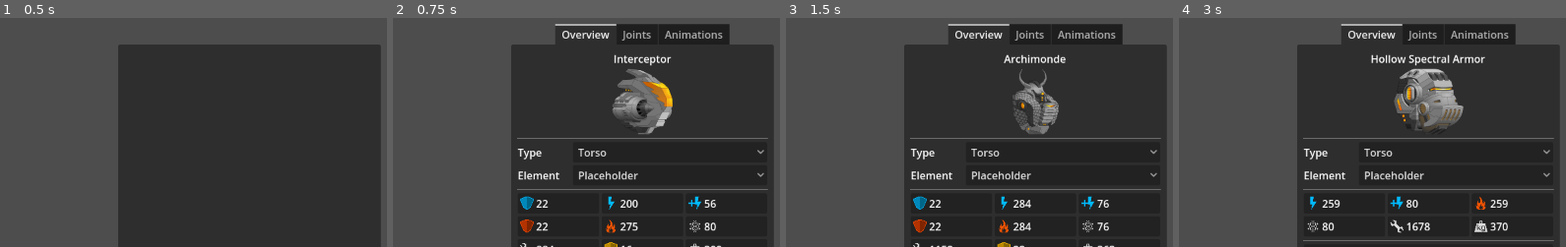
Above: before the commit, frames 1-4 (left to right).
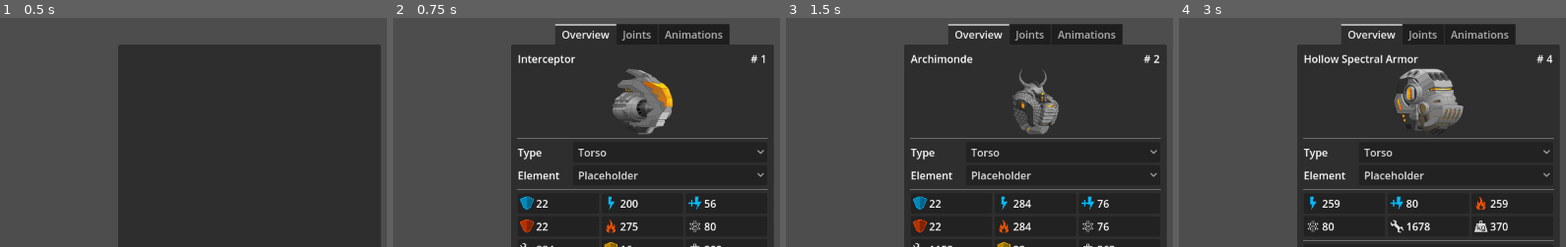
Above: after the commit, the same moments.

Repository: ctrlraul/SuperMechsThingy
Game: Godot game, scene res://items_workshop/items_workshop.tscn
Two runs of this game, one before a commit and one after it. Both use one fixed random seed, a clock stepped at 60 frames per second and the inputs below.
Inputs (mouse positions are % of the whole screen's width and height, from its top left):
- Up to frame 1 (0.5 s): no input
- Up to frame 2 (0.75 s): click (3, 6) at 0.52 s
- Up to frame 3 (1.5 s): click (8, 6) at 1.27 s
- Up to frame 4 (3 s): click (14, 6) at 2.02 s; click (19, 6) at 2.77 s
The pictures show only the part of the screen within x 50-100%, y 0-50%; the shares and areas given below are measured in that part.

Frame 1 is identical in both runs. In frame 2, 0.7% of the frame differs, in the area x 32-97%, y 15-22%; in frame 3, 0.8%; in frame 4, 1.1%.

Commit message:
multiple enhancements to the item inspector

Diff:
--- a/src/items_workshop/item_inspector/points_editor.gd
+++ b/src/items_workshop/item_inspector/points_editor.gd
@@ -31,8 +31,6 @@
 func clear() -> void:
 
 	reference.texture = null
-	canvas.position = Vector2.ZERO
-	canvas.scale = Vector2.ONE
 
 	for point in points.get_children():
 		point.queue_free()
@@ -54,7 +52,7 @@
 
 
 
-func _on_screen_gui_input(event: InputEvent) -> void:
+func _on_gui_input(event: InputEvent) -> void:
 
 	if event is InputEventMouseButton:
 		match event.button_index:
@@ -85,3 +83,9 @@
 	var change: Vector2 = old_zoom - canvas.scale
 
 	canvas.position += canvas.get_local_mouse_position() * change
+
+
+func _on_reset_transforms_button_pressed() -> void:
+	canvas.position = size * 0.5
+	points.position = -reference.texture.get_size() * 0.5
+	canvas.scale = Vector2.ONE
--- a/src/items_workshop/item_inspector/points_editor.tscn
+++ b/src/items_workshop/item_inspector/points_editor.tscn
@@ -1,16 +1,19 @@
-[gd_scene load_steps=4 format=3 uid="uid://doo03nnqpthbc"]
+[gd_scene load_steps=6 format=3 uid="uid://doo03nnqpthbc"]
 
-[ext_resource type="Script" path="res://items_workshop/item_inspector/points_editor.gd" id="1_6j2nq"]
-[ext_resource type="PackedScene" uid="uid://csn4r5tegixac" path="res://items_workshop/item_inspector/points_editor_point.tscn" id="2_5gpvw"]
-[ext_resource type="Texture2D" uid="uid://c02g31xeucxk0" path="res://assets/items/Anguish.png" id="3_h7iwn"]
+[ext_resource type="Script" path="res://items_workshop/item_inspector/points_editor.gd" id="1_37h7p"]
+[ext_resource type="Theme" uid="uid://cs33qvqc60ek3" path="res://theme.tres" id="1_tdhdg"]
+[ext_resource type="PackedScene" uid="uid://csn4r5tegixac" path="res://items_workshop/item_inspector/points_editor_point.tscn" id="2_cfy8u"]
+[ext_resource type="Texture2D" uid="uid://dp24hdhoar8qp" path="res://assets/images/missing.png" id="3_6rcma"]
+[ext_resource type="Texture2D" uid="uid://bnadw66g0g8l" path="res://assets/icons/arrows_pointing_each_other.png" id="5_y5ry7"]
 
 [node name="PointsEditor" type="Control"]
 clip_contents = true
 custom_minimum_size = Vector2(380, 380)
 layout_mode = 3
 anchors_preset = 0
-script = ExtResource("1_6j2nq")
-point_scene = ExtResource("2_5gpvw")
+theme = ExtResource("1_tdhdg")
+script = ExtResource("1_37h7p")
+point_scene = ExtResource("2_cfy8u")
 
 [node name="Background" type="Panel" parent="."]
 layout_mode = 1
@@ -20,14 +23,6 @@
 grow_horizontal = 2
 grow_vertical = 2
 mouse_filter = 2
-
-[node name="Screen" type="Control" parent="."]
-layout_mode = 1
-anchors_preset = 15
-anchor_right = 1.0
-anchor_bottom = 1.0
-grow_horizontal = 2
-grow_vertical = 2
 
 [node name="Canvas" type="Control" parent="."]
 unique_name_in_owner = true
@@ -52,7 +47,7 @@
 grow_horizontal = 2
 grow_vertical = 2
 mouse_filter = 2
-texture = ExtResource("3_h7iwn")
+texture = ExtResource("3_6rcma")
 
 [node name="Points" type="Control" parent="Canvas"]
 unique_name_in_owner = true
@@ -66,4 +61,19 @@
 grow_vertical = 2
 mouse_filter = 2
 
-[connection signal="gui_input" from="Screen" to="." method="_on_screen_gui_input"]
+[node name="MarginContainer" type="MarginContainer" parent="."]
+layout_mode = 1
+anchors_preset = 1
+anchor_left = 1.0
+anchor_right = 1.0
+grow_horizontal = 0
+mouse_filter = 2
+
+[node name="ResetTransformsButton" type="Button" parent="MarginContainer"]
+custom_minimum_size = Vector2(30, 30)
+layout_mode = 2
+icon = ExtResource("5_y5ry7")
+expand_icon = true
+
+[connection signal="gui_input" from="." to="." method="_on_gui_input"]
+[connection signal="pressed" from="MarginContainer/ResetTransformsButton" to="." method="_on_reset_transforms_button_pressed"]
--- a/src/items_workshop/item_inspector/points_editor_point.tscn
+++ b/src/items_workshop/item_inspector/points_editor_point.tscn
@@ -71,19 +71,22 @@
 horizontal_alignment = 1
 
 [node name="Button" type="Button" parent="."]
-custom_minimum_size = Vector2(20, 20)
+custom_minimum_size = Vector2(16, 16)
 layout_mode = 1
 anchors_preset = 8
 anchor_left = 0.5
 anchor_top = 0.5
 anchor_right = 0.5
 anchor_bottom = 0.5
-offset_left = -10.0
-offset_top = -10.0
-offset_right = 10.0
-offset_bottom = 10.0
+offset_left = -8.0
+offset_top = -8.0
+offset_right = 8.0
+offset_bottom = 8.0
 grow_horizontal = 2
 grow_vertical = 2
+rotation = 0.785398
+pivot_offset = Vector2(8, 8)
+mouse_filter = 1
 mouse_default_cursor_shape = 13
 flat = true
 
--- a/src/items_workshop/item_inspector/tabs/animations.tscn
+++ b/src/items_workshop/item_inspector/tabs/animations.tscn
@@ -36,13 +36,14 @@
 grow_vertical = 2
 mouse_filter = 2
 
+[node name="PointsEditor" parent="MarginContainer/Control/VBoxContainer" instance=ExtResource("3_6en83")]
+unique_name_in_owner = true
+layout_mode = 2
+
 [node name="PreviewButton" type="Button" parent="MarginContainer/Control/VBoxContainer"]
+custom_minimum_size = Vector2(0, 80)
 layout_mode = 2
 text = "Preview"
-
-[node name="PointsEditor" parent="MarginContainer/Control/VBoxContainer" instance=ExtResource("3_wuqa4")]
-unique_name_in_owner = true
-layout_mode = 2
 
 [node name="HBoxContainer2" type="HBoxContainer" parent="MarginContainer/Control/VBoxContainer"]
 layout_mode = 2
--- a/src/items_workshop/item_inspector/tabs/joints.gd
+++ b/src/items_workshop/item_inspector/tabs/joints.gd
@@ -4,6 +4,7 @@
 
 
 @onready var points_editor: Control = %PointsEditor
+@onready var re_use_joints_drop_area: Panel = %ReUseJointsDropArea
 
 
 
@@ -18,6 +19,18 @@
 		return
 
 	item = value
+	re_use_joints_drop_area.item_type = item.type
+
+	__refresh_joints()
+
+
+func clear() -> void:
+	item = null
+	points_editor.clear()
+
+
+
+func __refresh_joints() -> void:
 
 	points_editor.clear()
 	points_editor.set_reference_texture(Assets.get_texture_for_item(item))
@@ -40,11 +53,13 @@
 			)
 
 
-func clear() -> void:
-	item = null
-	points_editor.clear()
-
-
 func __emit_joint_changed(joint_value: ItemDef.Joint, place: Vector2) -> void:
 	item.joints[joint_value] = place
 	joint_changed.emit(item)
+
+
+
+func _on_re_use_joints_drop_area_joints_copied(joints: Dictionary) -> void:
+	item.joints = joints.duplicate()
+	__refresh_joints()
+	joint_changed.emit(item)
--- a/src/items_workshop/item_inspector/tabs/joints.tscn
+++ b/src/items_workshop/item_inspector/tabs/joints.tscn
@@ -1,18 +1,20 @@
-[gd_scene load_steps=4 format=3 uid="uid://dubsnfnufbcw3"]
+[gd_scene load_steps=5 format=3 uid="uid://dubsnfnufbcw3"]
 
-[ext_resource type="Theme" uid="uid://cs33qvqc60ek3" path="res://theme.tres" id="1_2nypy"]
-[ext_resource type="Script" path="res://items_workshop/item_inspector/tabs/joints.gd" id="1_mlsug"]
-[ext_resource type="PackedScene" uid="uid://doo03nnqpthbc" path="res://items_workshop/item_inspector/points_editor.tscn" id="2_voonp"]
+[ext_resource type="Theme" uid="uid://cs33qvqc60ek3" path="res://theme.tres" id="1_ilmhc"]
+[ext_resource type="Script" path="res://items_workshop/item_inspector/tabs/joints.gd" id="2_b7xik"]
+[ext_resource type="PackedScene" uid="uid://doo03nnqpthbc" path="res://items_workshop/item_inspector/points_editor.tscn" id="3_ef2q8"]
+[ext_resource type="Script" path="res://items_workshop/item_inspector/tabs/re_use_joints_drop_area.gd" id="4_8jlul"]
 
 [node name="Joints" type="TabBar"]
 anchors_preset = 15
 anchor_right = 1.0
 anchor_bottom = 1.0
+offset_right = -797.0
 grow_horizontal = 2
 grow_vertical = 2
 mouse_filter = 2
-theme = ExtResource("1_2nypy")
-script = ExtResource("1_mlsug")
+theme = ExtResource("1_ilmhc")
+script = ExtResource("2_b7xik")
 
 [node name="MarginContainer" type="MarginContainer" parent="."]
 layout_mode = 1
@@ -26,6 +28,28 @@
 layout_mode = 2
 mouse_filter = 2
 
-[node name="PointsEditor" parent="MarginContainer/VBoxContainer" instance=ExtResource("2_voonp")]
+[node name="PointsEditor" parent="MarginContainer/VBoxContainer" instance=ExtResource("3_ef2q8")]
 unique_name_in_owner = true
 layout_mode = 2
+
+[node name="VBoxContainer" type="VBoxContainer" parent="MarginContainer/VBoxContainer"]
+layout_mode = 2
+
+[node name="ReUseJointsDropArea" type="Panel" parent="MarginContainer/VBoxContainer/VBoxContainer"]
+unique_name_in_owner = true
+custom_minimum_size = Vector2(0, 80)
+layout_mode = 2
+script = ExtResource("4_8jlul")
+
+[node name="Label" type="Label" parent="MarginContainer/VBoxContainer/VBoxContainer/ReUseJointsDropArea"]
+layout_mode = 1
+anchors_preset = 15
+anchor_right = 1.0
+anchor_bottom = 1.0
+grow_horizontal = 2
+grow_vertical = 2
+text = "Drop an item here to re-use its joints"
+horizontal_alignment = 1
+vertical_alignment = 1
+
+[connection signal="joints_copied" from="MarginContainer/VBoxContainer/VBoxContainer/ReUseJointsDropArea" to="." method="_on_re_use_joints_drop_area_joints_copied"]
--- a/src/items_workshop/item_inspector/tabs/overview.gd
+++ b/src/items_workshop/item_inspector/tabs/overview.gd
@@ -3,6 +3,7 @@
 
 
 @onready var name_label: Label = %NameLabel
+@onready var id_label: Label = %IDLabel
 @onready var sprite: TextureRect = %Sprite
 @onready var type_options: OptionButton = %TypeOptions
 @onready var element_options: OptionButton = %ElementOptions
@@ -37,6 +38,7 @@
 	sprite.texture = Assets.get_texture_for_item(item)
 
 	name_label.text = item.display_name
+	id_label.text = str(item.id)
 	stats_display.set_stats(item.stats)
 
 	type_options.select(item.type)
--- a/src/items_workshop/item_inspector/tabs/overview.tscn
+++ b/src/items_workshop/item_inspector/tabs/overview.tscn
@@ -1,9 +1,9 @@
 [gd_scene load_steps=5 format=3 uid="uid://b06swf75jd67p"]
 
-[ext_resource type="Theme" uid="uid://cs33qvqc60ek3" path="res://theme.tres" id="1_dbmih"]
-[ext_resource type="Script" path="res://items_workshop/item_inspector/tabs/overview.gd" id="2_dgyfj"]
-[ext_resource type="Texture2D" uid="uid://cjt4hebckgych" path="res://assets/items/Abomination.png" id="3_tqhkp"]
-[ext_resource type="PackedScene" uid="uid://dxm2x6p0msmj2" path="res://items_workshop/item_inspector/stats_display.tscn" id="4_wpuoo"]
+[ext_resource type="Theme" uid="uid://cs33qvqc60ek3" path="res://theme.tres" id="1_10fwx"]
+[ext_resource type="Script" path="res://items_workshop/item_inspector/tabs/overview.gd" id="2_7uomw"]
+[ext_resource type="Texture2D" uid="uid://cjt4hebckgych" path="res://assets/images/items/Abomination.png" id="3_6c03h"]
+[ext_resource type="PackedScene" uid="uid://dxm2x6p0msmj2" path="res://items_workshop/item_inspector/stats_display.tscn" id="4_lbxtg"]
 
 [node name="Overview" type="TabBar"]
 anchors_preset = 15
@@ -26,10 +26,26 @@
 [node name="VBoxContainer" type="VBoxContainer" parent="MarginContainer"]
 layout_mode = 2
 
-[node name="NameLabel" type="Label" parent="MarginContainer/VBoxContainer"]
+[node name="HBoxContainer3" type="HBoxContainer" parent="MarginContainer/VBoxContainer"]
+layout_mode = 2
+
+[node name="NameLabel" type="Label" parent="MarginContainer/VBoxContainer/HBoxContainer3"]
 unique_name_in_owner = true
 layout_mode = 2
+size_flags_horizontal = 3
 text = "Item Name"
+vertical_alignment = 1
+
+[node name="Hashtag" type="Label" parent="MarginContainer/VBoxContainer/HBoxContainer3"]
+layout_mode = 2
+text = "#"
+horizontal_alignment = 1
+vertical_alignment = 1
+
+[node name="IDLabel" type="Label" parent="MarginContainer/VBoxContainer/HBoxContainer3"]
+unique_name_in_owner = true
+layout_mode = 2
+text = "100"
 horizontal_alignment = 1
 vertical_alignment = 1
 
@@ -37,7 +53,7 @@
 unique_name_in_owner = true
 custom_minimum_size = Vector2(0, 100)
 layout_mode = 2
-texture = ExtResource("3_tqhkp")
+texture = ExtResource("3_6c03h")
 expand_mode = 1
 stretch_mode = 5
 
--- /dev/null
+++ b/src/items_workshop/item_inspector/tabs/re_use_joints_drop_area.gd
@@ -0,0 +1,15 @@
+extends Panel
+signal joints_copied(joints: Dictionary)
+
+
+
+var item_type: ItemDef.Type
+
+
+
+func _can_drop_data(_at_position: Vector2, data: Variant) -> bool:
+	return data.data is ItemDef && data.data.type == item_type
+
+
+func _drop_data(_at_position: Vector2, data: Variant) -> void:
+	joints_copied.emit(data.data.joints)
Binary file added: src/assets/icons/arrows_pointing_each_other.png
Not shown, added: src/assets/icons/arrows_pointing_each_other.png.import
Not shown: 1 places in src/items_workshop/item_inspector/item_inspector.tscn that only renumber resources
Not shown: 2 places in src/items_workshop/item_inspector/points_editor_point.tscn that only renumber resources
Not shown: 2 places in src/items_workshop/item_inspector/tabs/animations.tscn that only renumber resources
Not shown: 2 places in src/items_workshop/item_inspector/tabs/overview.tscn that only renumber resources
